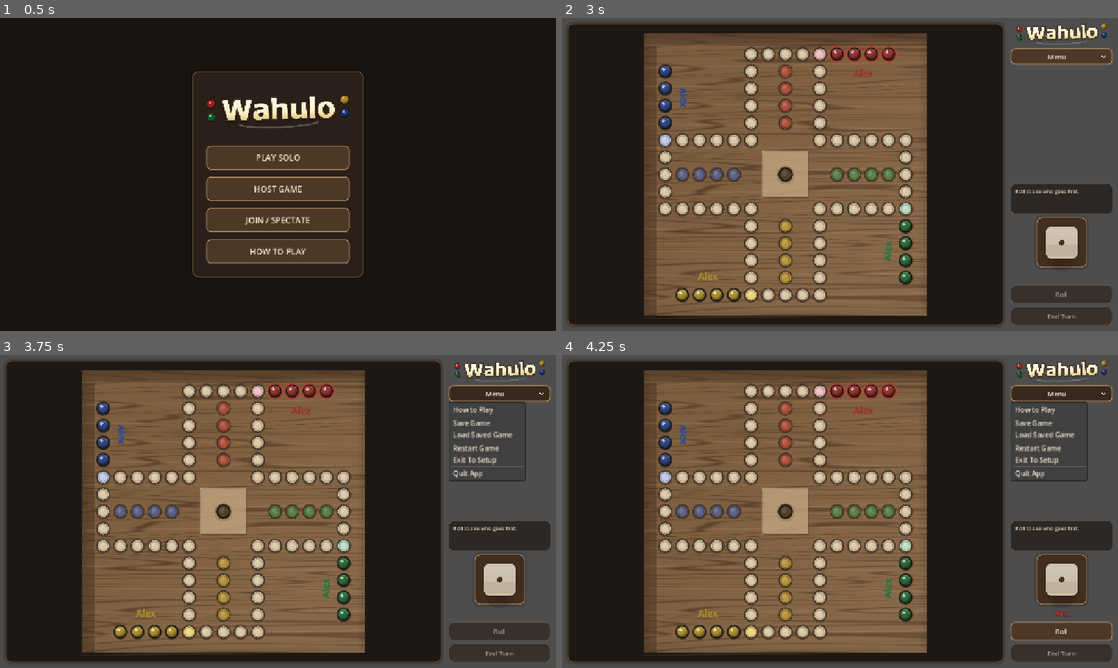
Above: before the commit, frames 1-4 (two rows, left to right).
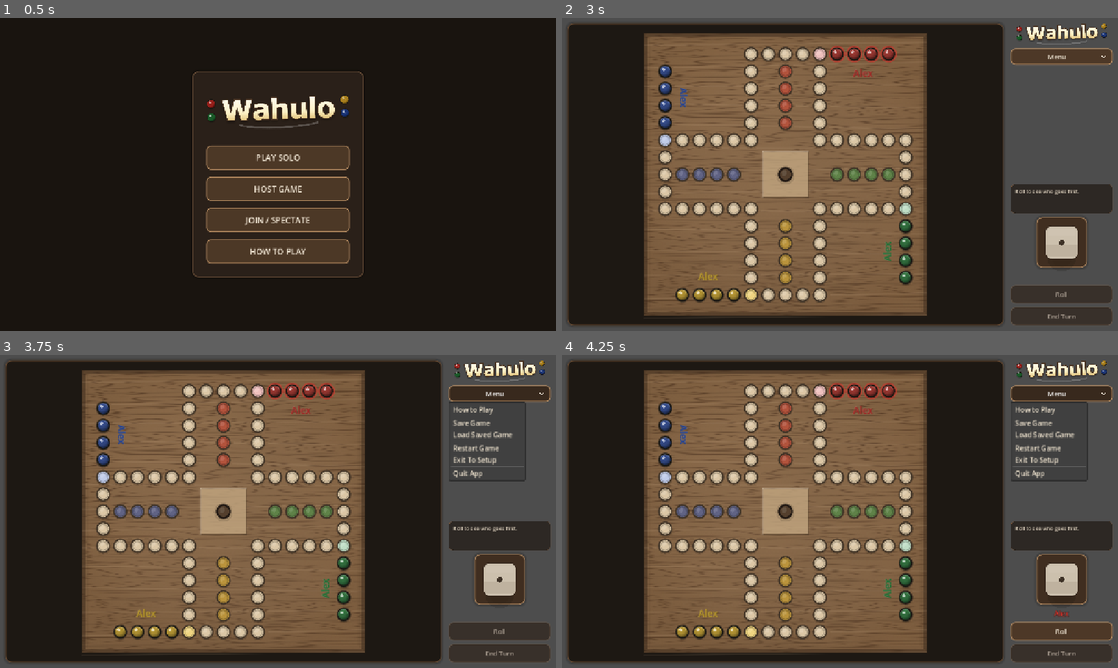
Above: after the commit, the same moments.

Repository: ItsTheMcCoy/wahoo-app
Game: Godot game, scene res://scenes/HomeScreen.tscn
Same seed, same stepped clock (60 frames per second), same inputs: the game is played once before the commit and once after it.
Inputs (mouse positions are in pixels of both pictures, inside the frame that each line leads up to):
- Up to frame 1 (0.5 s): no input
- Up to frame 2 (3 s): click "PLAY SOLO" at 0.5 s; click (845, 115) at 1.27 s; type "Alex" at 1.35 s; click (845, 161) at 1.5 s; type "Alex" at 1.58 s; click (845, 205) at 1.73 s; type "Alex" at 1.82 s; click (845, 249) at 2.02 s; type "Alex" at 2.1 s; click "Start Game" at 2.75 s
- Up to frame 3 (3.75 s): click "Menu" at 3.5 s
- Up to frame 4 (4.25 s): no input

Frame 1 is identical in both runs. In frame 2, 4.8% of the frame differs, in the area x 15-66%, y 6-96%; in frame 3, 4.8%; in frame 4, 4.8%.

Commit message:
board visual adjustment stretch instead of tile.

Diff:
--- a/godot/scripts/wahoo_board_view.gd
+++ b/godot/scripts/wahoo_board_view.gd
@@ -293,7 +293,7 @@
 
     draw_rect(_board_rect, BOARD_BG, true)
     if _board_texture != null:
-        draw_texture_rect(_board_texture, _board_rect, true, Color(1.0, 1.0, 1.0, 0.72))
+        draw_texture_rect(_board_texture, _board_rect, false, Color(1.0, 1.0, 1.0, 0.72))
 
     var grain_rows := 28
     for i in range(grain_rows):
Not shown, changed: godot/build/web/index.pck
